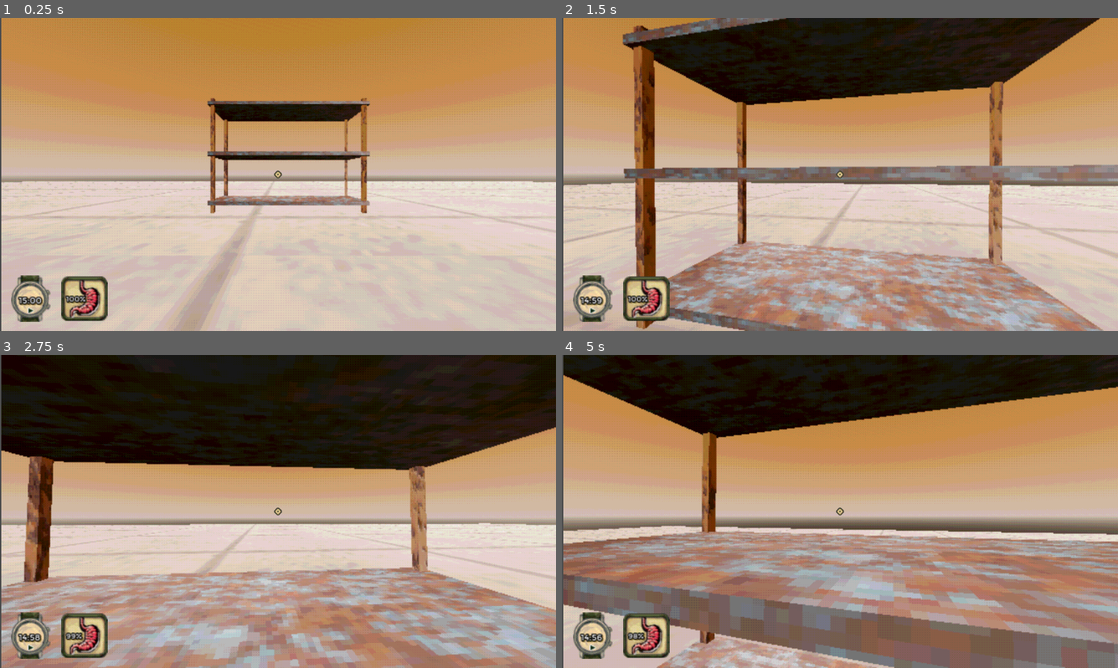
Above: before the commit, frames 1-4 (two rows, left to right).
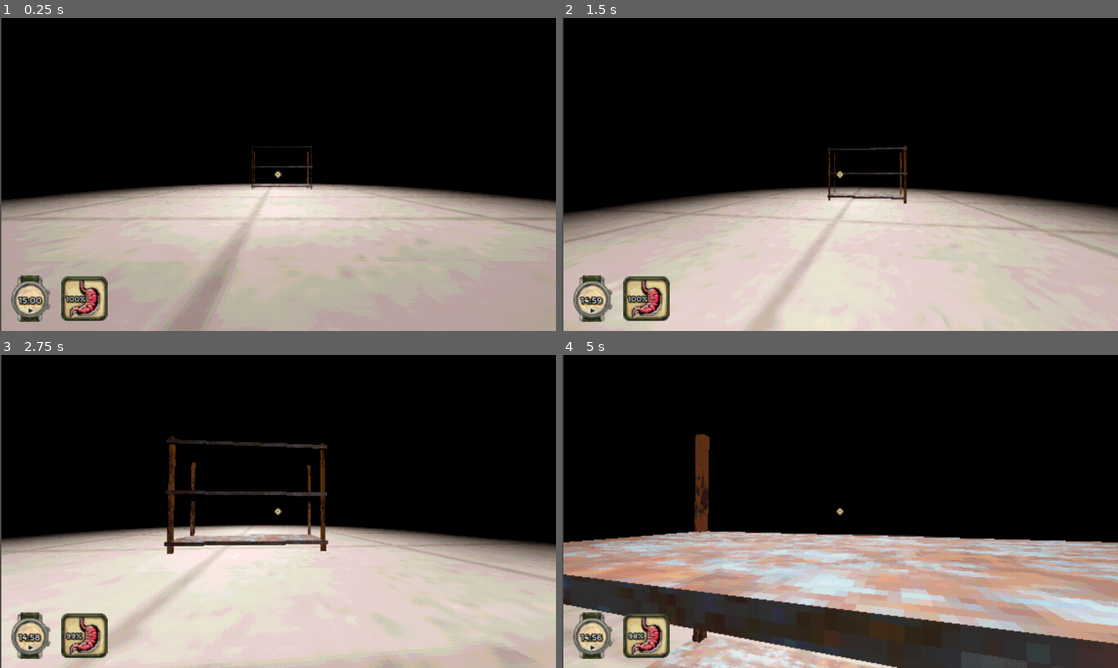
Above: after the commit, the same moments.

Repository: DinoLemonGames/lunch-boy
Game: Godot game, scene res://scenes/job_corp_warehouse.tscn
The game is run twice, just before and just after one commit, with the same random seed, the same clock (stepped at 60 frames per second) and the same inputs. This scene is started directly instead of the project's main scene.
Inputs (mouse positions are in pixels of both pictures, inside the frame that each line leads up to):
- Up to frame 1 (0.25 s): no input
- Up to frame 2 (1.5 s): move the mouse to (867, 174) at 0.52 s; hold Shift (sprint) 0.53-1.28 s; hold W (forward) from 0.53 s (still down); tap Space (jump) at 0.77 s; move the mouse to (812, 174) at 1.27 s; tap Shift (sprint) at 1.35 s
- Up to frame 3 (2.75 s): keep holding W (forward); tap Space (jump) at 1.52 s; move the mouse to (289, 505) at 2.02 s; hold Shift (sprint) from 2.03 s (still down)
- Up to frame 4 (5 s): keep holding W (forward); move the mouse to (834, 517) at 2.77 s; release Shift (sprint) at 2.78 s; tap Shift (sprint) at 2.85, 4.35 s; tap Space (jump) at 3.02, 3.77, 4.52 s; move the mouse to (878, 514) at 3.52 s; hold Shift (sprint) 3.53-4.28 s; move the mouse to (795, 508) at 4.27 s

The runs differ from the first frame. In frame 1, 74% of the frame differs, in the area x 0-100%, y 0-100%; in frame 2, 72%; in frame 3, 67%; in frame 4, 75%.

Commit message:
Added auto lights to the warehouse with sounds!

Diff:
--- a/scenes/job_corp_outside.tscn
+++ b/scenes/job_corp_outside.tscn
@@ -13,7 +13,7 @@
 [ext_resource type="AudioStream" uid="uid://dx8kqdc5jsalv" path="res://sounds/buzz_deep.wav" id="9_304gr"]
 [ext_resource type="PackedScene" uid="uid://dgfegdl4x0gxs" path="res://scenes/props/trees/tree normal.tscn" id="10_gnru7"]
 [ext_resource type="PackedScene" uid="uid://d2h2l3cca4n3y" path="res://scenes/props/trees/tree straight.tscn" id="11_4vnst"]
-[ext_resource type="AudioStream" uid="uid://clptaoyavic81" path="res://sounds/mainmenu_ambiance.wav" id="12_cd758"]
+[ext_resource type="AudioStream" uid="uid://clptaoyavic81" path="res://sounds/menu/mainmenu_ambiance.wav" id="12_cd758"]
 
 [sub_resource type="ShaderMaterial" id="ShaderMaterial_0u6t1"]
 shader = ExtResource("1_6ry8a")
@@ -75,6 +75,8 @@
 [sub_resource type="BoxMesh" id="BoxMesh_6ydcd"]
 material = SubResource("StandardMaterial3D_n85gv")
 
+[sub_resource type="WorldBoundaryShape3D" id="WorldBoundaryShape3D_1e76q"]
+
 [node name="JobCorpOutside" type="SubViewportContainer"]
 material = SubResource("ShaderMaterial_0u6t1")
 offset_left = 3.0
@@ -189,4 +191,18 @@
 autoplay = true
 panning_strength = 0.0
 
+[node name="WorldBorderLeft" type="StaticBody3D" parent="SubViewport/JobCorpWarehouse"]
+transform = Transform3D(1, 0, 0, 0, 1, 0, 0, 0, 1, -34.5979, 0, 0)
+
+[node name="CollisionShape3D" type="CollisionShape3D" parent="SubViewport/JobCorpWarehouse/WorldBorderLeft"]
+transform = Transform3D(4.37114e-08, 1, -8.74228e-08, 1, -4.37114e-08, 0, -3.82137e-15, -8.74228e-08, -1, -0.803028, 3.84985, -16.3382)
+shape = SubResource("WorldBoundaryShape3D_1e76q")
+
+[node name="WorldBorderRight" type="StaticBody3D" parent="SubViewport/JobCorpWarehouse"]
+transform = Transform3D(1, 0, 0, 0, 1, 0, 0, 0, 1, -34.5979, 0, 0)
+
+[node name="CollisionShape3D" type="CollisionShape3D" parent="SubViewport/JobCorpWarehouse/WorldBorderRight"]
+transform = Transform3D(-4.37114e-08, -1, 0, 1, -4.37114e-08, 0, 0, 0, 1, 69.6611, 3.84985, -16.3382)
+shape = SubResource("WorldBoundaryShape3D_1e76q")
+
 [connection signal="body_entered" from="SubViewport/JobCorpWarehouse/Doorway" to="SubViewport/JobCorpWarehouse/Player" method="_on_doorway_body_entered"]
--- a/scenes/job_corp_warehouse.tscn
+++ b/scenes/job_corp_warehouse.tscn
@@ -1,9 +1,10 @@
-[gd_scene load_steps=13 format=3 uid="uid://u2fgvdawyr4s"]
+[gd_scene load_steps=14 format=3 uid="uid://u2fgvdawyr4s"]
 
 [ext_resource type="PackedScene" uid="uid://6gs11pnmf4lk" path="res://scenes/player.tscn" id="1_gf5af"]
 [ext_resource type="Shader" path="res://shaders/ps1_post_processing.gdshader" id="1_yyrm2"]
 [ext_resource type="Script" path="res://scripts/sub_viewport_container.gd" id="2_5uw6h"]
 [ext_resource type="Texture2D" uid="uid://d4dpwst4oij6l" path="res://textures/concrete 8.jpg" id="3_ba6ou"]
+[ext_resource type="PackedScene" uid="uid://dgwbdh7pm6xrj" path="res://scenes/lights/warehouse_light.tscn" id="5_otcc1"]
 [ext_resource type="PackedScene" uid="uid://bktcoa28q5ae6" path="res://scenes/props/warehouse_racks.tscn" id="7_no8pb"]
 
 [sub_resource type="ShaderMaterial" id="ShaderMaterial_0u6t1"]
@@ -23,9 +24,19 @@
 
 [sub_resource type="Environment" id="Environment_5fl0s"]
 background_mode = 2
+background_energy_multiplier = 0.4
 sky = SubResource("Sky_b8b34")
+ambient_light_sky_contribution = 0.0
+ambient_light_energy = 0.0
 tonemap_mode = 2
 glow_enabled = true
+fog_mode = 1
+fog_light_color = Color(0.31016, 0.299306, 0.270053, 1)
+fog_light_energy = 1.39
+fog_density = 1.0
+fog_depth_curve = 1.68179
+fog_depth_begin = 15.0
+volumetric_fog_albedo = Color(0.419813, 0.419813, 0.419813, 1)
 
 [sub_resource type="Shader" id="Shader_7huxr"]
 code = "// NOTE: Shader automatically converted from Godot Engine 4.3.stable's StandardMaterial3D.
@@ -107,16 +118,121 @@
 [node name="WorldEnvironment" type="WorldEnvironment" parent="SubViewport/JobCorpWarehouse"]
 environment = SubResource("Environment_5fl0s")
 
-[node name="DirectionalLight3D" type="DirectionalLight3D" parent="SubViewport/JobCorpWarehouse"]
-transform = Transform3D(-0.653479, -0.654848, -0.379658, 0.0870121, -0.563227, 0.821708, -0.751927, 0.503934, 0.425037, 0, 4.78456, 0)
-
 [node name="FloorCSG" type="CSGBox3D" parent="SubViewport/JobCorpWarehouse"]
 transform = Transform3D(100, 0, 0, 0, 0.034, 0, 0, 0, 80, 0, 0, 0)
 use_collision = true
 material = SubResource("ShaderMaterial_r148p")
 
-[node name="Player" parent="SubViewport/JobCorpWarehouse" instance=ExtResource("1_gf5af")]
-transform = Transform3D(1, 0, 0, 0, 1, 0, 0, 0, 1, 0, 1.15661, 0)
+[node name="Player" parent="SubViewport/JobCorpWarehouse" groups=["player"] instance=ExtResource("1_gf5af")]
+transform = Transform3D(1, 0, 0, 0, 1, 0, 0, 0, 1, 0, 1.15661, 37.0557)
+
+[node name="Walls" type="Node3D" parent="SubViewport/JobCorpWarehouse"]
+
+[node name="CSGBox3D" type="CSGBox3D" parent="SubViewport/JobCorpWarehouse/Walls"]
+transform = Transform3D(1, 0, 0, 0, 1, 0, 0, 0, 1, 25.3938, 9.10764, 39.5044)
+use_collision = true
+size = Vector3(49.1399, 18.5348, 1)
+
+[node name="CSGBox3D4" type="CSGBox3D" parent="SubViewport/JobCorpWarehouse/Walls"]
+transform = Transform3D(-4.37114e-08, 0, -1, 0, 1, 0, 1, 0, -4.37114e-08, 49.6688, 9.10764, 0.110435)
+use_collision = true
+size = Vector3(80.0983, 18.5348, 1)
+
+[node name="CSGBox3D5" type="CSGBox3D" parent="SubViewport/JobCorpWarehouse/Walls"]
+transform = Transform3D(-1, 0, 8.74228e-08, 0, 1, 0, -8.74228e-08, 0, -1, 0.183098, 9.10764, -39.3162)
+use_collision = true
+size = Vector3(99.9707, 18.5348, 1)
+
+[node name="CSGBox3D7" type="CSGBox3D" parent="SubViewport/JobCorpWarehouse/Walls"]
+transform = Transform3D(-1, 0, 8.74228e-08, 8.74228e-08, -4.37114e-08, 1, 3.82137e-15, 1, 4.37114e-08, 0.183098, 18.7173, 0.0452499)
+use_collision = true
+size = Vector3(99.9707, 80.2119, 1)
+
+[node name="CSGBox3D6" type="CSGBox3D" parent="SubViewport/JobCorpWarehouse/Walls"]
+transform = Transform3D(1.31134e-07, 0, 1, 0, 1, 0, -1, 0, 1.31134e-07, -49.2685, 9.10764, -0.110577)
+use_collision = true
+size = Vector3(79.3218, 18.5348, 1)
+
+[node name="CSGBox3D2" type="CSGBox3D" parent="SubViewport/JobCorpWarehouse/Walls"]
+transform = Transform3D(1, 0, 0, 0, 1, 0, 0, 0, 1, -25.4799, 9.10764, 39.5044)
+use_collision = true
+size = Vector3(49.1399, 18.5348, 1)
+
+[node name="CSGBox3D3" type="CSGBox3D" parent="SubViewport/JobCorpWarehouse/Walls"]
+transform = Transform3D(1, 0, 0, 0, 1, 0, 0, 0, 1, -0.0468063, 10.7209, 39.5044)
+use_collision = true
+size = Vector3(2.08801, 15.2563, 1)
+
+[node name="Lights" type="Node3D" parent="SubViewport/JobCorpWarehouse"]
+
+[node name="LeftRow" type="Node3D" parent="SubViewport/JobCorpWarehouse/Lights"]
+
+[node name="WarehouseLight" parent="SubViewport/JobCorpWarehouse/Lights/LeftRow" instance=ExtResource("5_otcc1")]
+transform = Transform3D(1, 0, 0, 0, -4.37114e-08, 1, 0, -1, -4.37114e-08, -31, 18.217, 20)
+
+[node name="WarehouseLight7" parent="SubViewport/JobCorpWarehouse/Lights/LeftRow" instance=ExtResource("5_otcc1")]
+transform = Transform3D(1, 0, 0, 0, -4.37114e-08, 1, 0, -1, -4.37114e-08, -31, 18.217, 30)
+
+[node name="WarehouseLight2" parent="SubViewport/JobCorpWarehouse/Lights/LeftRow" instance=ExtResource("5_otcc1")]
+transform = Transform3D(1, 0, 0, 0, -4.37114e-08, 1, 0, -1, -4.37114e-08, -31, 18.217, 10)
+
+[node name="WarehouseLight3" parent="SubViewport/JobCorpWarehouse/Lights/LeftRow" instance=ExtResource("5_otcc1")]
+transform = Transform3D(1, 0, 0, 0, -4.37114e-08, 1, 0, -1, -4.37114e-08, -31, 18.217, 0)
+
+[node name="WarehouseLight4" parent="SubViewport/JobCorpWarehouse/Lights/LeftRow" instance=ExtResource("5_otcc1")]
+transform = Transform3D(1, 0, 0, 0, -4.37114e-08, 1, 0, -1, -4.37114e-08, -31, 18.217, -10)
+
+[node name="WarehouseLight5" parent="SubViewport/JobCorpWarehouse/Lights/LeftRow" instance=ExtResource("5_otcc1")]
+transform = Transform3D(1, 0, 0, 0, -4.37114e-08, 1, 0, -1, -4.37114e-08, -31, 18.217, -20)
+
+[node name="WarehouseLight6" parent="SubViewport/JobCorpWarehouse/Lights/LeftRow" instance=ExtResource("5_otcc1")]
+transform = Transform3D(1, 0, 0, 0, -4.37114e-08, 1, 0, -1, -4.37114e-08, -31, 18.217, -30)
+
+[node name="MiddleRow" type="Node3D" parent="SubViewport/JobCorpWarehouse/Lights"]
+
+[node name="WarehouseLight" parent="SubViewport/JobCorpWarehouse/Lights/MiddleRow" instance=ExtResource("5_otcc1")]
+transform = Transform3D(1, 0, 0, 0, -4.37114e-08, 1, 0, -1, -4.37114e-08, 0, 18.217, 20)
+
+[node name="WarehouseLight7" parent="SubViewport/JobCorpWarehouse/Lights/MiddleRow" instance=ExtResource("5_otcc1")]
+transform = Transform3D(1, 0, 0, 0, -4.37114e-08, 1, 0, -1, -4.37114e-08, 0, 18.217, 30)
+
+[node name="WarehouseLight2" parent="SubViewport/JobCorpWarehouse/Lights/MiddleRow" instance=ExtResource("5_otcc1")]
+transform = Transform3D(1, 0, 0, 0, -4.37114e-08, 1, 0, -1, -4.37114e-08, 0, 18.217, 10)
+
+[node name="WarehouseLight3" parent="SubViewport/JobCorpWarehouse/Lights/MiddleRow" instance=ExtResource("5_otcc1")]
+transform = Transform3D(1, 0, 0, 0, -4.37114e-08, 1, 0, -1, -4.37114e-08, 0, 18.217, 0)
+
+[node name="WarehouseLight4" parent="SubViewport/JobCorpWarehouse/Lights/MiddleRow" instance=ExtResource("5_otcc1")]
+transform = Transform3D(1, 0, 0, 0, -4.37114e-08, 1, 0, -1, -4.37114e-08, 0, 18.217, -10)
+
+[node name="WarehouseLight5" parent="SubViewport/JobCorpWarehouse/Lights/MiddleRow" instance=ExtResource("5_otcc1")]
+transform = Transform3D(1, 0, 0, 0, -4.37114e-08, 1, 0, -1, -4.37114e-08, 0, 18.217, -20)
+
+[node name="WarehouseLight6" parent="SubViewport/JobCorpWarehouse/Lights/MiddleRow" instance=ExtResource("5_otcc1")]
+transform = Transform3D(1, 0, 0, 0, -4.37114e-08, 1, 0, -1, -4.37114e-08, 0, 18.217, -30)
+
+[node name="RightRow" type="Node3D" parent="SubViewport/JobCorpWarehouse/Lights"]
+
+[node name="WarehouseLight" parent="SubViewport/JobCorpWarehouse/Lights/RightRow" instance=ExtResource("5_otcc1")]
+transform = Transform3D(1, 0, 0, 0, -4.37114e-08, 1, 0, -1, -4.37114e-08, 31, 18.217, 20)
+
+[node name="WarehouseLight7" parent="SubViewport/JobCorpWarehouse/Lights/RightRow" instance=ExtResource("5_otcc1")]
+transform = Transform3D(1, 0, 0, 0, -4.37114e-08, 1, 0, -1, -4.37114e-08, 31, 18.217, 30)
+
+[node name="WarehouseLight2" parent="SubViewport/JobCorpWarehouse/Lights/RightRow" instance=ExtResource("5_otcc1")]
+transform = Transform3D(1, 0, 0, 0, -4.37114e-08, 1, 0, -1, -4.37114e-08, 31, 18.217, 10)
+
+[node name="WarehouseLight3" parent="SubViewport/JobCorpWarehouse/Lights/RightRow" instance=ExtResource("5_otcc1")]
+transform = Transform3D(1, 0, 0, 0, -4.37114e-08, 1, 0, -1, -4.37114e-08, 31, 18.217, 0)
+
+[node name="WarehouseLight4" parent="SubViewport/JobCorpWarehouse/Lights/RightRow" instance=ExtResource("5_otcc1")]
+transform = Transform3D(1, 0, 0, 0, -4.37114e-08, 1, 0, -1, -4.37114e-08, 31, 18.217, -10)
+
+[node name="WarehouseLight5" parent="SubViewport/JobCorpWarehouse/Lights/RightRow" instance=ExtResource("5_otcc1")]
+transform = Transform3D(1, 0, 0, 0, -4.37114e-08, 1, 0, -1, -4.37114e-08, 31, 18.217, -20)
+
+[node name="WarehouseLight6" parent="SubViewport/JobCorpWarehouse/Lights/RightRow" instance=ExtResource("5_otcc1")]
+transform = Transform3D(1, 0, 0, 0, -4.37114e-08, 1, 0, -1, -4.37114e-08, 31, 18.217, -30)
 
 [node name="warehouse_racks" parent="." instance=ExtResource("7_no8pb")]
-transform = Transform3D(1, 0, 0, 0, 1, 0, 0, 0, 1, 0.452464, 0.017, -7.4821)
+transform = Transform3D(1, 0, 0, 0, 1, 0, 0, 0, 1, 0.452464, 0.017, 19.1744)
--- /dev/null
+++ b/scenes/lights/warehouse_light.tscn
@@ -0,0 +1,42 @@
+[gd_scene load_steps=5 format=3 uid="uid://dgwbdh7pm6xrj"]
+
+[ext_resource type="Script" path="res://scripts/warehouse_light.gd" id="1_aswyv"]
+[ext_resource type="AudioStream" uid="uid://boes8yv1bk70t" path="res://sounds/lights/warehouse_light_turnon.wav" id="2_g8c3y"]
+[ext_resource type="AudioStream" uid="uid://dbp5iyjiqstvc" path="res://sounds/lights/warehouse_light_turnoff.wav" id="3_tqpew"]
+
+[sub_resource type="CylinderShape3D" id="CylinderShape3D_mmgcw"]
+height = 44.0
+radius = 16.7004
+
+[node name="WarehouseLight" type="SpotLight3D"]
+transform = Transform3D(1, 0, 0, 0, -4.37114e-08, 1, 0, -1, -4.37114e-08, 0, 0, 0)
+light_color = Color(1, 0.934949, 0.879978, 1)
+light_energy = 16.0
+light_indirect_energy = 16.0
+spot_range = 30.0
+spot_attenuation = 0.68
+spot_angle = 42.07
+spot_angle_attenuation = 2.37841
+script = ExtResource("1_aswyv")
+
+[node name="Area3D" type="Area3D" parent="."]
+
+[node name="CollisionShape3D" type="CollisionShape3D" parent="Area3D"]
+transform = Transform3D(1, 0, 0, 0, -4.37114e-08, 1, 0, -1, -4.37114e-08, 0, 7.86805e-07, -18)
+shape = SubResource("CylinderShape3D_mmgcw")
+
+[node name="LightOffTimer" type="Timer" parent="."]
+wait_time = 5.0
+one_shot = true
+
+[node name="LightOn" type="AudioStreamPlayer3D" parent="."]
+stream = ExtResource("2_g8c3y")
+volume_db = 4.0
+
+[node name="LightOff" type="AudioStreamPlayer3D" parent="."]
+stream = ExtResource("3_tqpew")
+volume_db = 8.0
+
+[connection signal="body_entered" from="Area3D" to="." method="_on_area_3d_body_entered"]
+[connection signal="body_exited" from="Area3D" to="." method="_on_area_3d_body_exited"]
+[connection signal="timeout" from="LightOffTimer" to="." method="_on_light_off_timer_timeout"]
--- a/scenes/main_menu.tscn
+++ b/scenes/main_menu.tscn
@@ -14,10 +14,10 @@
 [ext_resource type="FontFile" uid="uid://cvtvb4r52pd1o" path="res://fonts/Montserrat-Regular.ttf" id="12_35688"]
 [ext_resource type="Script" path="res://scripts/menu_camera.gd" id="12_mcaxc"]
 [ext_resource type="Script" path="res://scripts/menu.gd" id="12_qno6c"]
-[ext_resource type="AudioStream" uid="uid://bykrmymgcrj4q" path="res://sounds/button_hover.ogg" id="15_qmxj0"]
-[ext_resource type="AudioStream" uid="uid://qppphxgyvlh4" path="res://sounds/play_button_select.ogg" id="16_uiprr"]
-[ext_resource type="AudioStream" uid="uid://clptaoyavic81" path="res://sounds/mainmenu_ambiance.wav" id="17_6hx1c"]
-[ext_resource type="AudioStream" uid="uid://bpa6v73mu8wby" path="res://sounds/main_menu_music.wav" id="18_tw858"]
+[ext_resource type="AudioStream" uid="uid://bykrmymgcrj4q" path="res://sounds/menu/button_hover.ogg" id="15_qmxj0"]
+[ext_resource type="AudioStream" uid="uid://qppphxgyvlh4" path="res://sounds/menu/play_button_select.ogg" id="16_uiprr"]
+[ext_resource type="AudioStream" uid="uid://clptaoyavic81" path="res://sounds/menu/mainmenu_ambiance.wav" id="17_6hx1c"]
+[ext_resource type="AudioStream" uid="uid://bpa6v73mu8wby" path="res://sounds/music/main_menu_music.wav" id="18_tw858"]
 
 [sub_resource type="ShaderMaterial" id="ShaderMaterial_0u6t1"]
 shader = ExtResource("1_01qfx")
@@ -195,7 +195,7 @@
 transform = Transform3D(1, 0, 0, 0, 1, 0, 0, 0, 1, 6.6711, 0.00432301, -18.1929)
 
 [node name="Camera3D" type="Camera3D" parent="SubViewport/JobCorpWarehouse"]
-transform = Transform3D(0.921388, -0.152982, 0.357268, 0.0416005, 0.952809, 0.300706, -0.386411, -0.262205, 0.884271, 2.73428, 2.7522, -4.31518)
+transform = Transform3D(0.921388, -0.152982, 0.357268, 0.0416005, 0.952809, 0.300706, -0.386411, -0.262204, 0.884271, 2.73428, 2.7522, -4.31518)
 fov = 68.0
 script = ExtResource("12_mcaxc")
 
@@ -216,7 +216,7 @@
 layout_mode = 2
 theme_override_colors/font_hover_color = Color(1, 0.366457, 0.31173, 1)
 theme_override_colors/font_color = Color(1, 1, 1, 1)
-theme_override_colors/font_outline_color = Color(0, 0, 0, 0.784314)
+theme_override_colors/font_outline_color = Color(0, 0, 0, 1)
 theme_override_constants/outline_size = 22
 theme_override_fonts/font = ExtResource("12_35688")
 theme_override_font_sizes/font_size = 41
@@ -230,7 +230,7 @@
 layout_mode = 2
 theme_override_colors/font_hover_color = Color(1, 0.366457, 0.31173, 1)
 theme_override_colors/font_color = Color(1, 1, 1, 1)
-theme_override_colors/font_outline_color = Color(0, 0, 0, 0.784314)
+theme_override_colors/font_outline_color = Color(0, 0, 0, 1)
 theme_override_constants/outline_size = 22
 theme_override_fonts/font = ExtResource("12_35688")
 theme_override_font_sizes/font_size = 41
@@ -243,7 +243,7 @@
 layout_mode = 2
 theme_override_colors/font_hover_color = Color(1, 0.366457, 0.31173, 1)
 theme_override_colors/font_color = Color(1, 1, 1, 1)
-theme_override_colors/font_outline_color = Color(0, 0, 0, 0.784314)
+theme_override_colors/font_outline_color = Color(0, 0, 0, 1)
 theme_override_constants/outline_size = 22
 theme_override_fonts/font = ExtResource("12_35688")
 theme_override_font_sizes/font_size = 41
--- a/scripts/player.gd
+++ b/scripts/player.gd
@@ -121,4 +121,5 @@
 	return pos
 
 func _on_doorway_body_entered(body):
-	get_tree().call_deferred("change_scene_to_file", "res://scenes/job_corp_warehouse.tscn")
+	if body.is_in_group("player"):
+		get_tree().call_deferred("change_scene_to_file", "res://scenes/job_corp_warehouse.tscn")
--- /dev/null
+++ b/scripts/warehouse_light.gd
@@ -0,0 +1,26 @@
+extends SpotLight3D
+
+@onready var light = $"."
+const LRANGE = 30.0
+
+# Turn the light off at the beginning of the game
+func _ready():
+	light.spot_range = 0.0
+
+# Turn on the light when the player enters the Area3D
+func _on_area_3d_body_entered(body):
+	if body.is_in_group("player"):
+		# Light ON
+		light.spot_range = LRANGE
+		$LightOn.play()
+
+# When the player exits the light's area start a timer
+func _on_area_3d_body_exited(body):
+	if body.is_in_group("player"):
+		$LightOffTimer.start()
+
+# Turn off the light after 5 sec
+func _on_light_off_timer_timeout():
+	# Light OFF
+	light.spot_range = 0.0
+	$LightOff.play()
Not shown: 1 places in scenes/job_corp_outside.tscn that only renumber resources
Not shown, removed: sounds/button_hover.ogg.import
Not shown, added: sounds/lights/warehouse_light_turnoff.wav.import
Not shown, added: sounds/lights/warehouse_light_turnon.wav.import
Not shown, added: sounds/menu/button_hover.ogg.import
Not shown, changed: sounds/menu/mainmenu_ambiance.wav.import
Not shown, added: sounds/menu/play_button_select.ogg.import
Not shown, changed: sounds/music/main_menu_music.wav.import
Not shown, removed: sounds/play_button_select.ogg.import
Not shown, added: sounds/lights/warehouse_light_turnoff.wav
Not shown, added: sounds/lights/warehouse_light_turnon.wav
Not shown, added: sounds/menu/button_hover.ogg
(and 3 more such lines)
